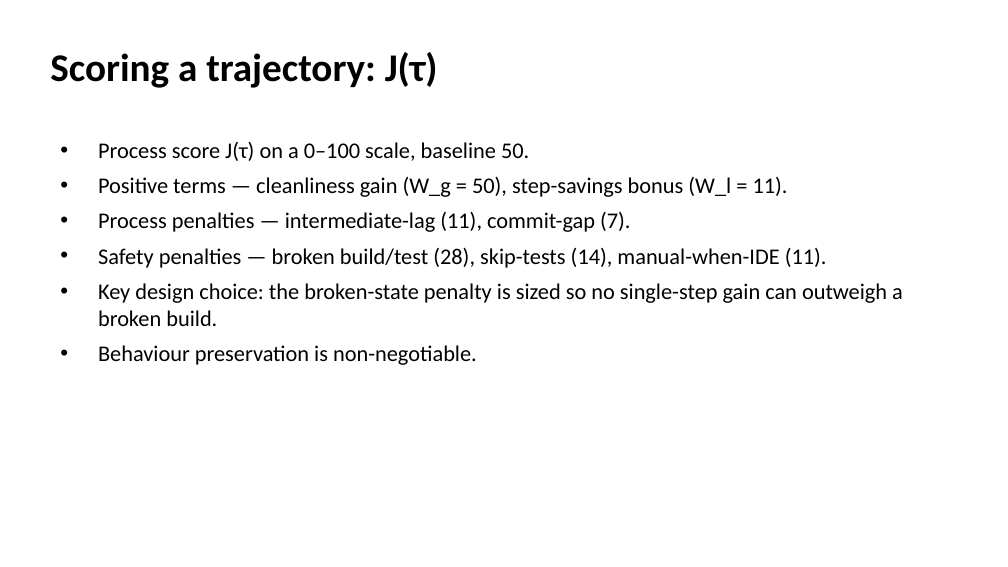
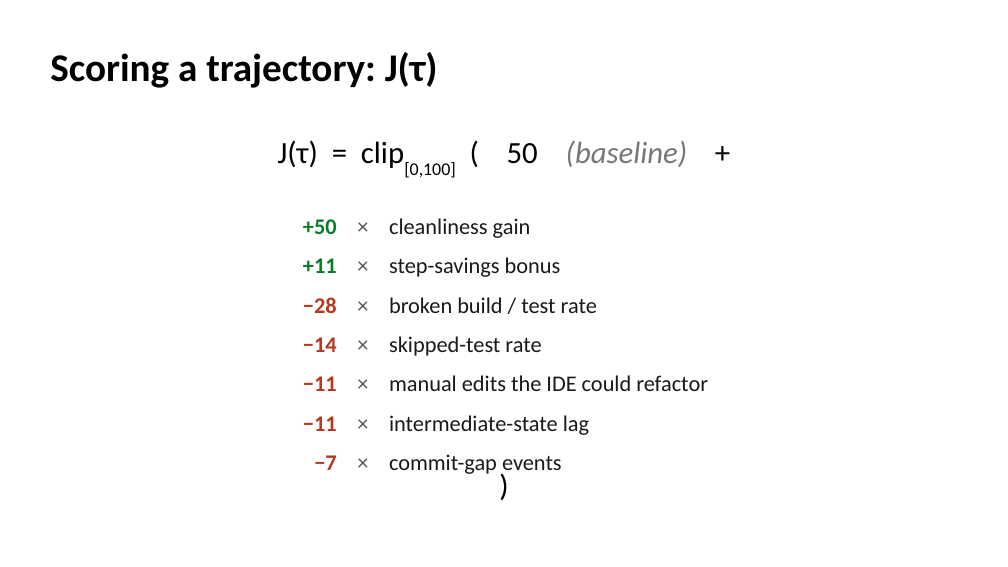
Before and after one commit to EthanHosier/fyp, a slide deck: slide 8 of presentation/slides.pptx (slide 6 before the commit). Drawn at 1008x567 pixels with LibreOffice and Linux fonts; fonts in the diff are those of the drawing. Boxes give left, top, right and bottom in pixels: in the first picture for what was removed or moved away, otherwise in the second. Text is boxed around its words. In the diff, an @@ line names an element or a change of style, - is before the commit and + after.

```diff
--- a/presentation/slides.pptx
+++ b/presentation/slides.pptx
@@ text "J(τ) = clip[0,100] ( 50 ..." at (278,140,687,178): vertical alignment top to middle @@
@@ text at (278,140,687,178): text changed; size 16 to 22 pt @@
-• Process score J(τ) on a 0–100 scale, baseline 50.
-• Positive terms — cleanliness gain (W_g = 50), step-savings bonus (W_l = 11).
-• Process penalties — intermediate-lag (11), commit-gap (7).
-• Safety penalties — broken build/test (28), skip-tests (14), manual-when-IDE (11).
-• Key design choice: the broken-state penalty is sized so no single-step gain can outweigh a broken build.
-• Behaviour preservation is non-negotiable.
+J(τ) = clip[0,100] ( 50 (baseline) +
@@ table added at (262,207,746,481), 7 rows, 3 columns @@
++50 | × | cleanliness gain
++11 | × | step-savings bonus
+−28 | × | broken build / test rate
+−14 | × | skipped-test rate
+−11 | × | manual edits the IDE could refactor
+−11 | × | intermediate-state lag
+−7 | × | commit-gap events
@@ text added at (50,459,958,509), 22 pt, text #000000 @@
+)
```
Also in this commit, not shown: 13 other slides changed, 5 slides added, 3 slides removed, 6 other files.
